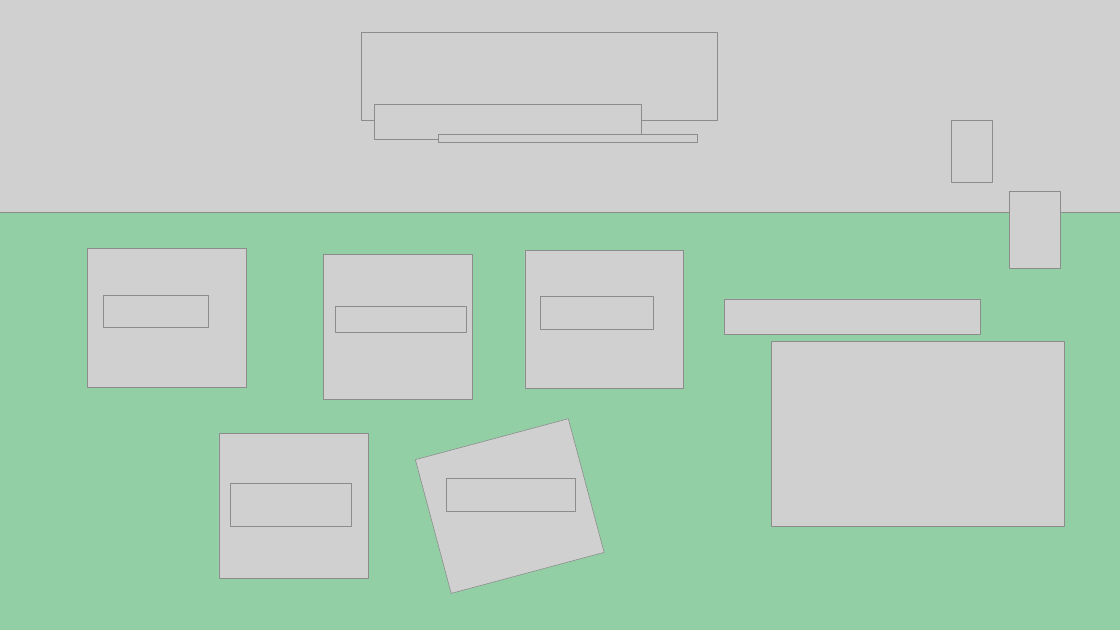
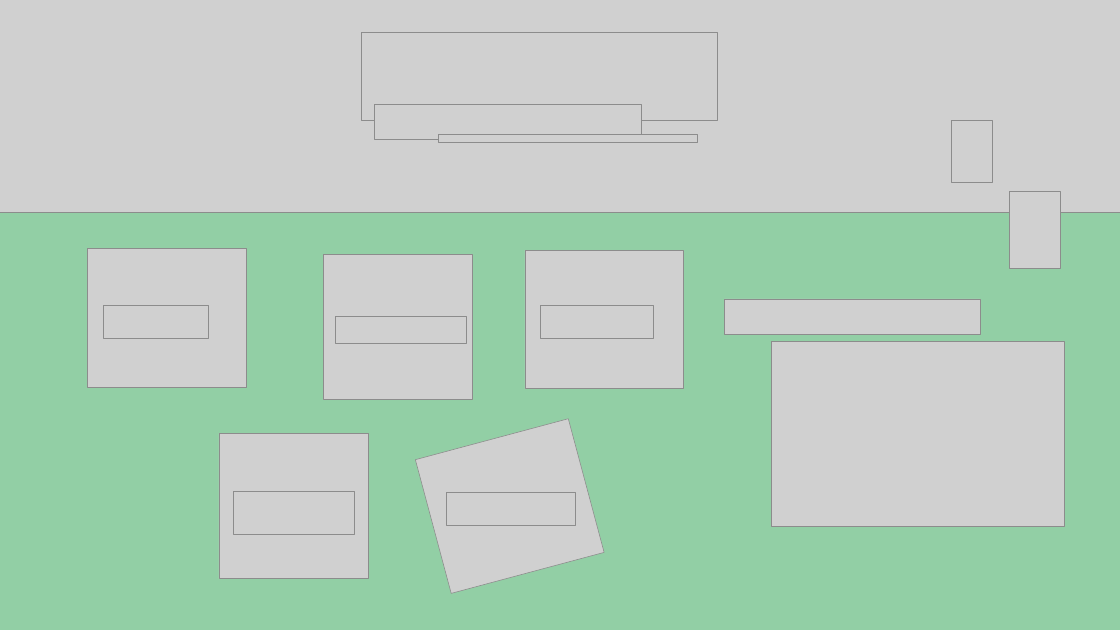
Before and after one commit to oMFDOo/School_3.1, a slide deck: slide 5 of 1.대내외활동/봉사동아리/영상/IoT/IoT강의용.pptx. Drawn at 1120x630 pixels with LibreOffice and Linux fonts; fonts in the diff are those of the drawing; grey boxes stand for pictures. Boxes give left, top, right and bottom in pixels: in the first picture for what was removed or moved away, otherwise in the second. Text is boxed around its words. In the diff, an @@ line names an element or a change of style, - is before the commit and + after.

```diff
--- a/1.대내외활동/봉사동아리/영상/IoT/IoT강의용.pptx
+++ b/1.대내외활동/봉사동아리/영상/IoT/IoT강의용.pptx
@@ 3 pictures: place and size @@
-3 pictures at <box>103,295,654,333</box>
+3 pictures at <box>103,306,654,343</box>
@@ picture: place and size @@
-picture at <box>230,483,351,526</box>
+picture at <box>234,491,354,534</box>
@@ picture: place and size @@
-picture at <box>446,479,575,511</box>
+picture at <box>446,492,575,525</box>
```
Also in this commit, not shown: 2 other slides changed, 1 slide added, 1 slide removed.
